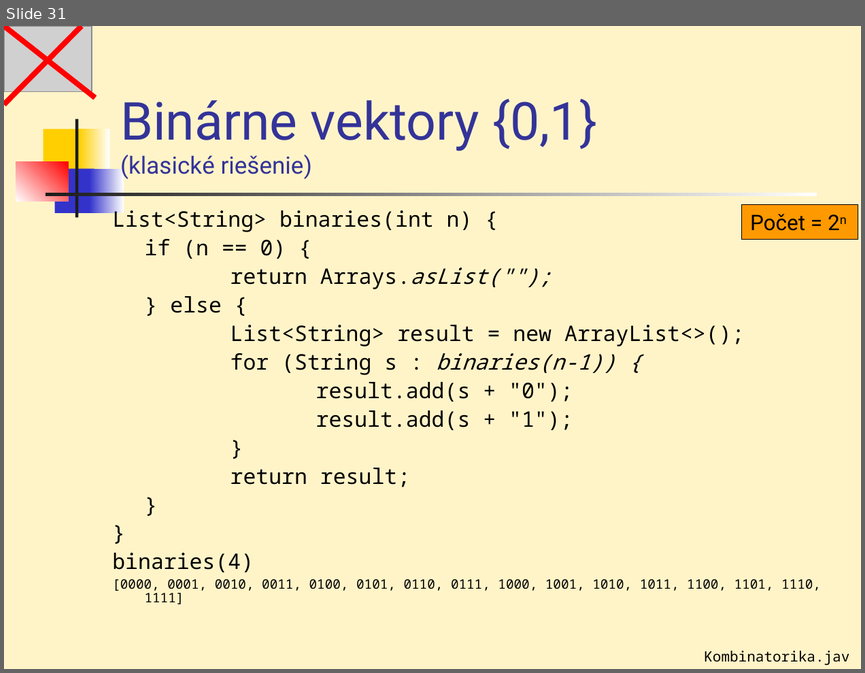
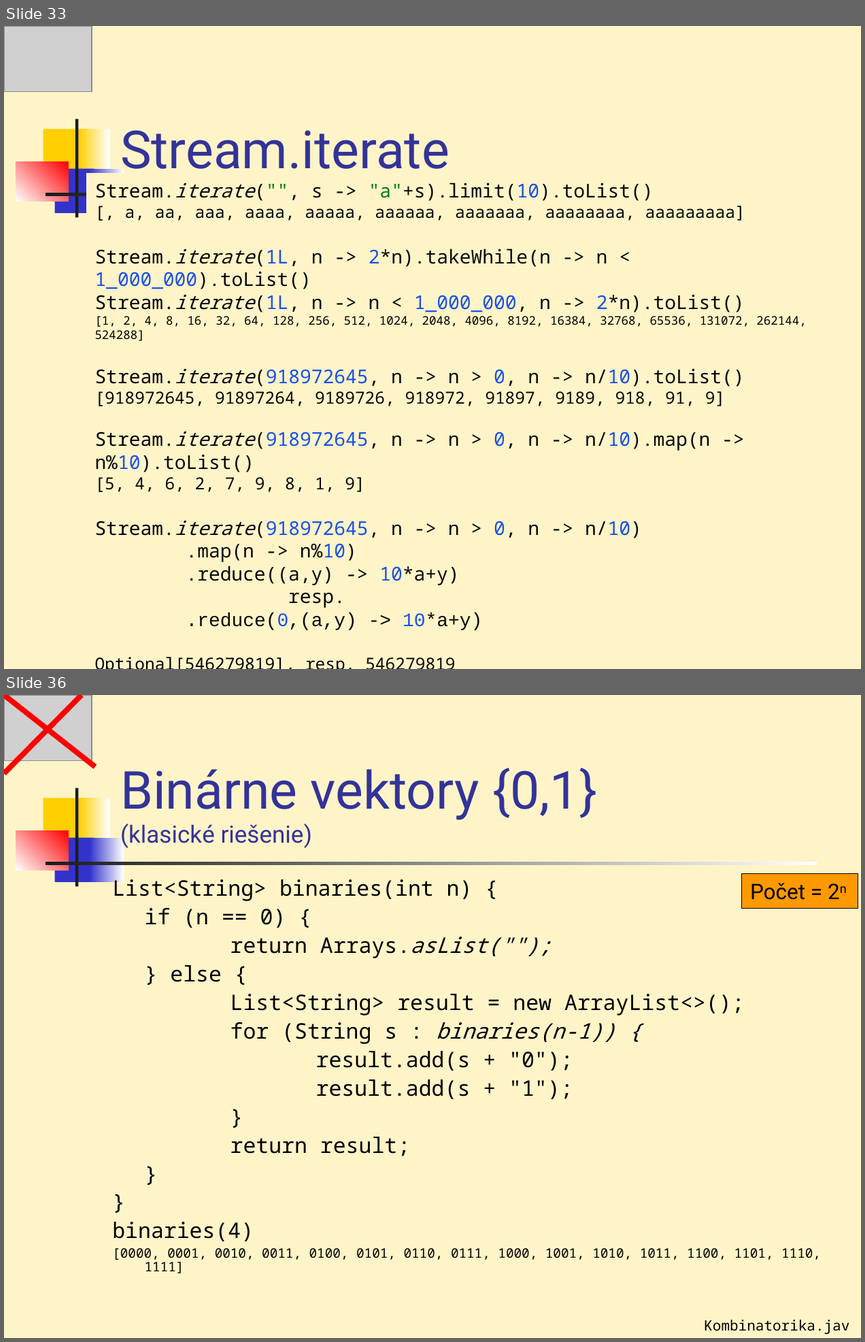
Before and after one commit to Programovanie4/Prednasky, a slide deck: 07/07_java.ppt. Shown one above the other, each under a label of ours: slide 31 before the commit, slides 33 and 36 after it; the slides between them are not shown. The pictures are 865x673 and 865x1342 pixels, drawn with LibreOffice and Linux fonts; fonts in the diff are those of the drawing; grey boxes stand for pictures. Boxes give left, top, right and bottom in pixels: in the first picture for what was removed or moved away, otherwise in the second. Text is boxed around its words. In the diff, an @@ line names an element or a change of style, - is before the commit and + after.

```diff
--- a/07/07_java.ppt
+++ b/07/07_java.ppt
@@ slide 33 added at <box>4,26,861,669</box>, background #FFF4C8; not listed: 7 template elements that a slide beside it also shows @@
@@ rectangle added at <box>4,33,21,67</box>, fill #FFFFFF @@
@@ rectangle added at <box>4,30,21,65</box>, fill #FFFFFF @@
@@ picture added at <box>4,26,92,92</box> @@
@@ title added at <box>120,130,449,173</box>, 44 pt, text #333399 @@
+Stream.iterate
@@ text added at <box>95,182,806,630</box>, 16 pt, text #080808 @@
+Stream.iterate("", s -> "a"+s).limit(10).toList()
+[, a, aa, aaa, aaaa, aaaaa, aaaaaa, aaaaaaa, aaaaaaaa, aaaaaaaaa]
+Stream.iterate(1L, n -> 2*n).takeWhile(n -> n < 1_000_000).toList()
+Stream.iterate(1L, n -> n < 1_000_000, n -> 2*n).toList()
+[1, 2, 4, 8, 16, 32, 64, 128, 256, 512, 1024, 2048, 4096, 8192, 16384, 32768, 65536, 131072, 262144, 524288]
+Stream.iterate(918972645, n -> n > 0, n -> n/10).toList()
+[918972645, 91897264, 9189726, 918972, 91897, 9189, 918, 91, 9]
+Stream.iterate(918972645, n -> n > 0, n -> n/10).map(n -> n%10).toList()
+[5, 4, 6, 2, 7, 9, 8, 1, 9]
+Stream.iterate(918972645, n -> n > 0, n -> n/10)
+.map(n -> n%10)
+.reduce((a,y) -> 10*a+y)
+resp.
+.reduce(0,(a,y) -> 10*a+y)
+Optional[546279819], resp. 546279819
@@ what was slide 31 is now slide 36 @@
```
Also in this commit, not shown: 3 slides changed, 4 other slides added, 4 other files.
